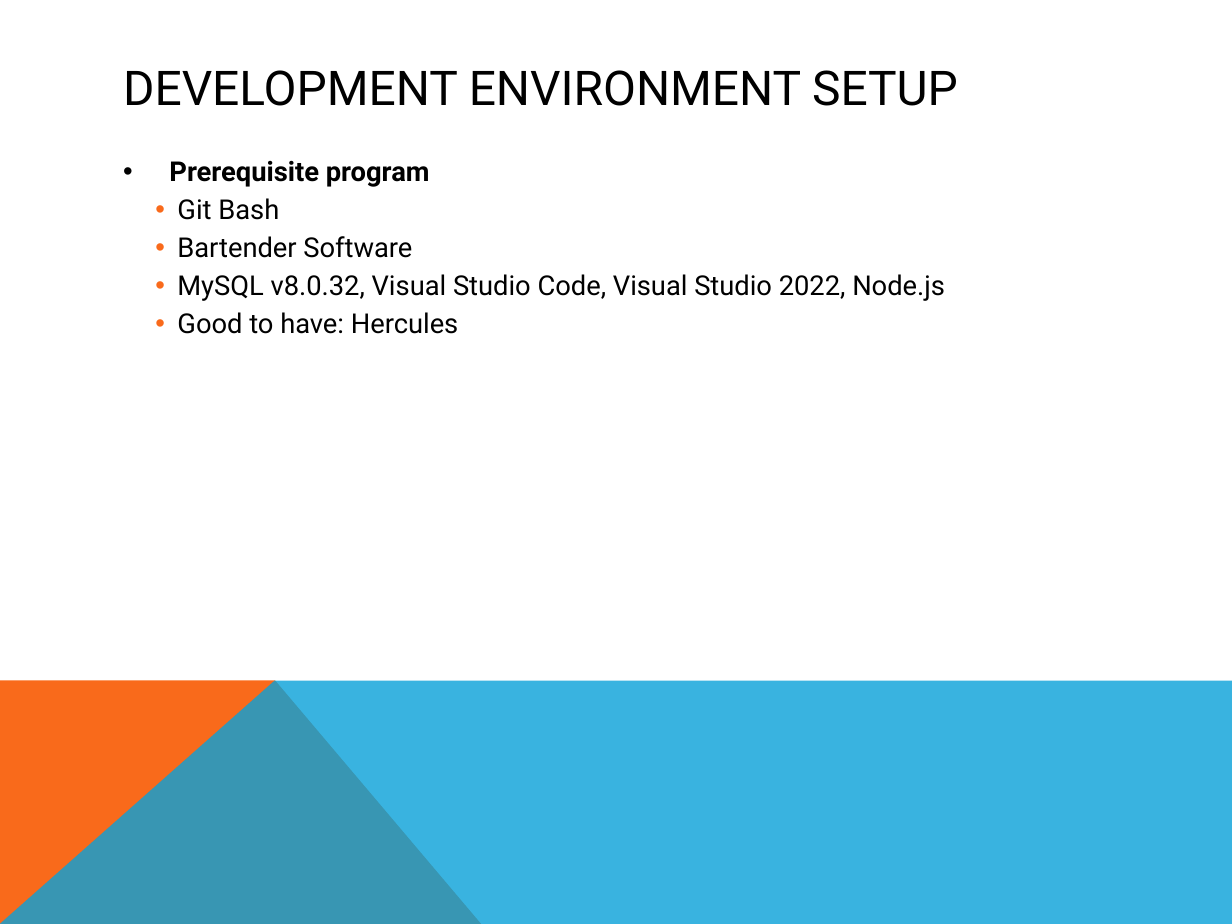
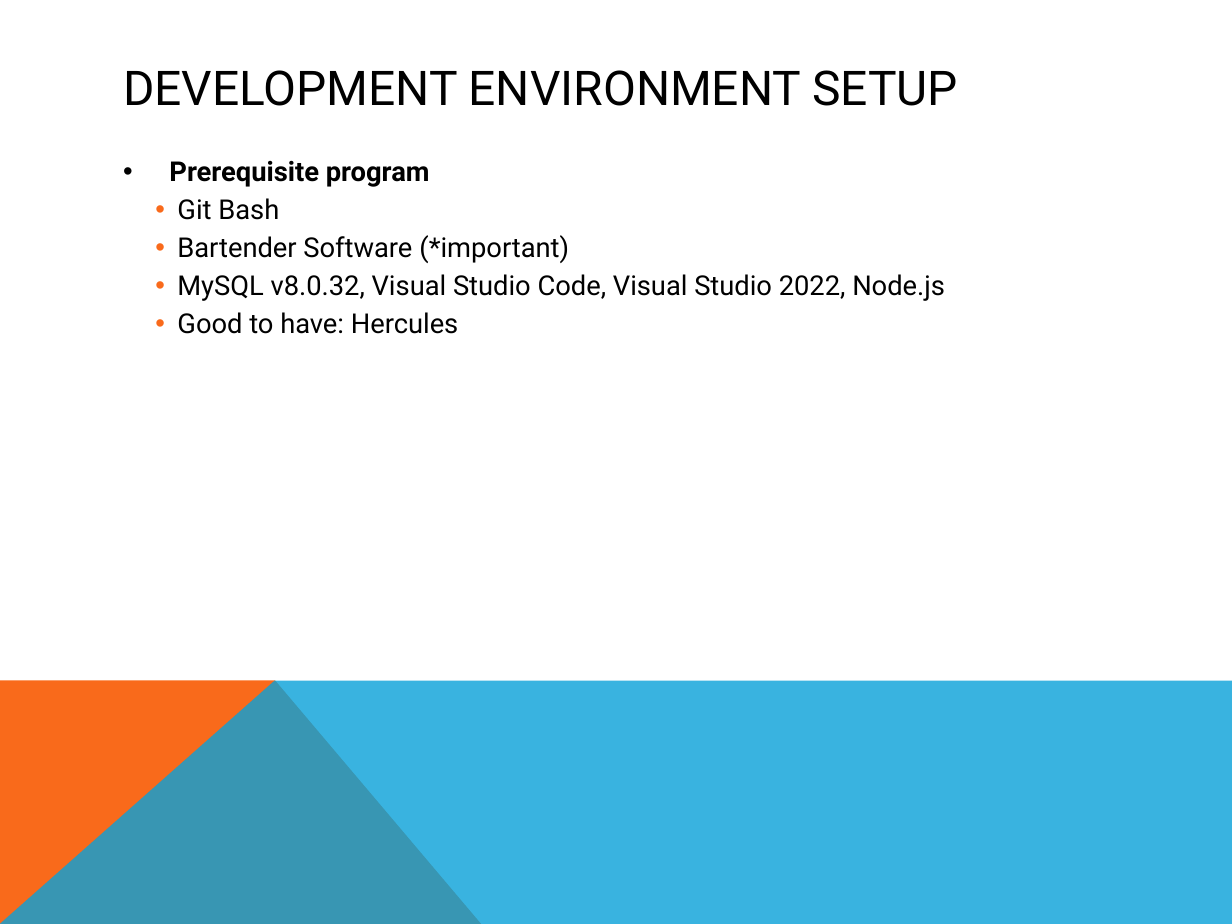
Before and after one commit to chiewx96/PDI_Project, a slide deck: slide 2 of PDI_Feather_Tracking_WPF/PDI_Feather_Tracking_WPF/PDI Feather tracking.pptx. Drawn at 1232x924 pixels with LibreOffice and Linux fonts; fonts in the diff are those of the drawing. Boxes give left, top, right and bottom in pixels: in the first picture for what was removed or moved away, otherwise in the second. Text is boxed around its words. In the diff, an @@ line names an element or a change of style, - is before the commit and + after.

```diff
--- a/PDI_Feather_Tracking_WPF/PDI_Feather_Tracking_WPF/PDI Feather tracking.pptx
+++ b/PDI_Feather_Tracking_WPF/PDI_Feather_Tracking_WPF/PDI Feather tracking.pptx
@@ text at [177, 235, 569, 263]: text changed @@
-    • Bartender Software
+    • Bartender Software (*important)
```
Also in this commit, not shown: 5 other slides changed, 8 slides added, 18 other files.
